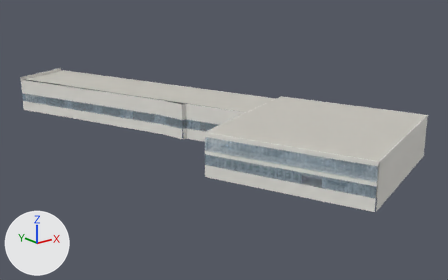
The FBX model Assets/_Project/Visuals/CampusWorld/Models/NovaHallWorld.fbx, before and after one commit.
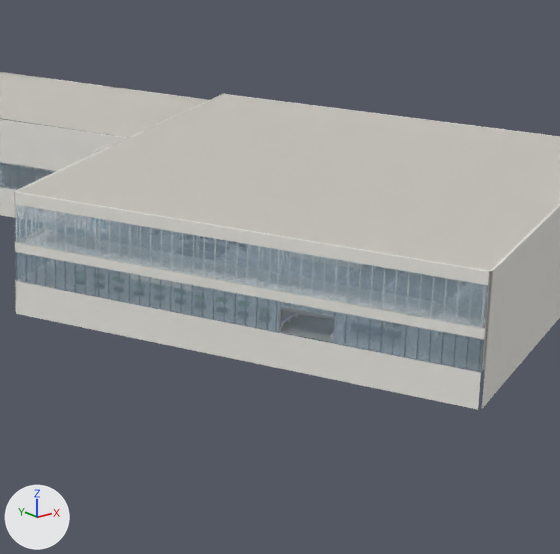
The first picture shows the older version from a 50 mm lens placed at (-229.0, -305.0, 96.0), pointed at (-51.0, -82.0, 7.0). The close-ups show the older and then the newer version on the part from 44% to 90% of the width and 22% to 95% of the height of that picture. Only the edits that show in the close-ups are written down. The axes (+X, +Y, +Z) are drawn at lower left. The lights are the same throughout. Where no turn or scale is listed for an object, it has been applied to the vertices. Vertices at exactly the same position are counted once.

Objects in the first close-up: 'Hall_Roof', 'Hall_Shell' and 2 more.
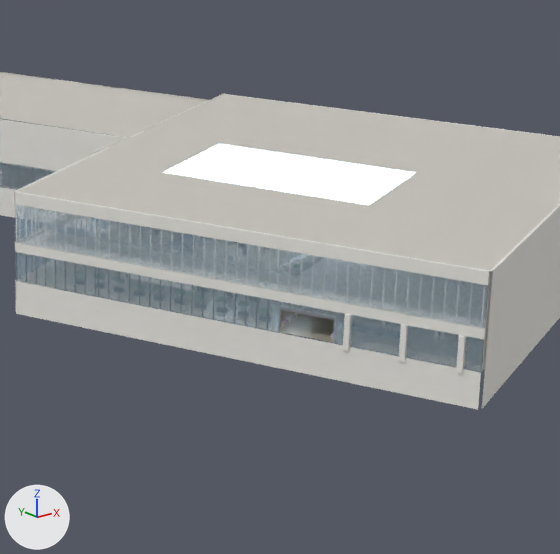
Changed parts and their boxes (x1, y1, x2, y2) in the close-ups (560 x 554 px; the box of a moved part takes in the faces that stretch with it):
'Hall_Shell', recoloured, surface changed, reshaped
    both: (0, 72, 560, 410)
part 1 of me_hall_shell_001, moved or reshaped (not visible before)
    after: (456, 335, 465, 374)
part 2 of me_hall_shell_001, built on
    before: (279, 302, 334, 332)
    after: (280, 262, 560, 371)
part 3 of me_hall_roof_001, reshaped
    after: (160, 140, 419, 209)

Patch to the scene script:
```diff
--- a/Assets/_Project/Visuals/CampusWorld/Models/NovaHallWorld.fbx.py
+++ b/Assets/_Project/Visuals/CampusWorld/Models/NovaHallWorld.fbx.py
@@ mat_w_n_floor @@
 mat_w_n_floor = principled_material('W_N_floor')
-mat_w_n_floor.base_color = (0.27, 0.279, 0.292)  # grey #8e9093
-mat_w_n_floor.roughness = 0.3
+mat_w_n_floor.base_color = (0.392, 0.361, 0.296)  # grey #a8a294
+mat_w_n_floor.roughness = 0.15
@@ mat_w_n_deck_dark @@
+mat_w_n_deck_dark = principled_material('W_N_deck_dark')
+mat_w_n_deck_dark.base_color = (0.102, 0.109, 0.117)  # dark grey #5a5d60
+mat_w_n_deck_dark.metallic = 0.4
+mat_w_n_deck_dark.roughness = 0.6
@@ mat_w_n_floor_joint @@
+mat_w_n_floor_joint = principled_material('W_N_floor_joint')
+mat_w_n_floor_joint.base_color = (0.262, 0.242, 0.188)  # grey #8c8778
+mat_w_n_floor_joint.roughness = 0.4
@@ me_hall_shell_001 @@
 # used by ob_hall_shell; location = (0.0, 0.0, 14.6)
-me_hall_shell_001.from_pydata(...)  # 5205 vertices, 7593 faces; spans x -107.0..-2.0, y -185.0..36.0, z -5.0..13.0
+me_hall_shell_001.from_pydata(...)  # 5214 vertices, 7510 faces; spans x -107.0..-2.0, y -185.0..36.0, z -5.0..13.0
+# me_hall_shell_001 part 1: the loose piece of 8 vertices spanning x -67.0, y -183.0, z 0.0..4.0 is moved by (-1.0, 1.0, 0.0), in mat_w_n_wall (white #e9e7e1)
+# me_hall_shell_001 part 2: 39 vertices moved within x -91.0..-5.0, y -175.0..-97.0, z 0.0..12.0; 28 vertices removed from x -77.0..-70.0, y -175.0..-159.0, z 0.0..4.0; 101 vertices added at x -90.0..-5.0, y -184.0..-97.0, z 0.0..4.0
+# other edits to the shape of me_hall_shell_001 do not show in these pictures
 me_hall_shell_001.materials.append(mat_w_n_floor)
@@ me_hall_shell_001 @@
 me_hall_shell_001.materials.append(mat_w_n_terrace)
+me_hall_shell_001.materials.append(mat_w_n_floor_joint)  # grey #8c8778
@@ me_hall_roof_001 @@
 # used by ob_hall_roof; location = (0.0, 0.0, 14.6)
-me_hall_roof_001.from_pydata(...)  # 11446 vertices, 18980 faces; spans x -105.0..-3.0, y -184.0..36.0, z 0.0..13.0
+me_hall_roof_001.from_pydata(...)  # 11980 vertices, 19790 faces; spans x -105.0..-3.0, y -184.0..36.0, z 0.0..13.0
+# me_hall_roof_001 part 3: 12 vertices removed from x -77.0..-19.0, y -172.0..-104.0, z 12.0; 450 vertices added at x -87.0..-27.0, y -171.0..-96.0, z 11.0..13.0
+# other edits to the shape of me_hall_roof_001 do not show in these pictures
 me_hall_roof_001.materials.append(mat_w_n_deck)
@@ me_hall_roof_001 @@
 me_hall_roof_001.materials.append(mat_w_n_wall)
+me_hall_roof_001.materials.append(mat_w_n_deck_dark)  # dark grey #5a5d60
```
